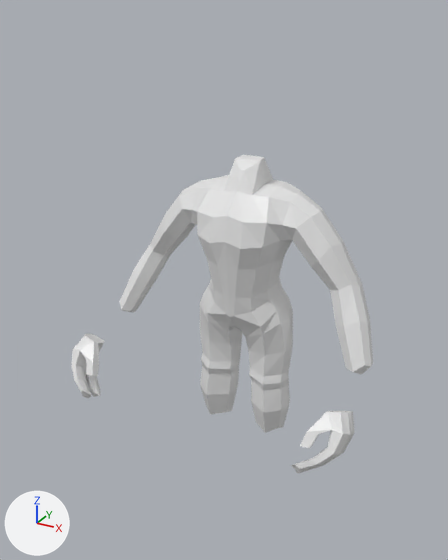
What one commit did to the Blender file Blender/Aya.blend.
One viewpoint serves both versions: a 50 mm camera at (6.04, -11.9, 6.07) aimed at (-0.28, -0.41, 0.33). Arrows for +X, +Y and +Z are at lower left; the lights stay in place.

Names of what the first picture shows: 'Body'.
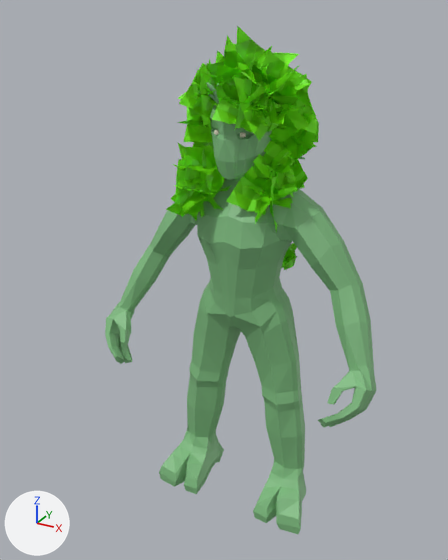
What changed in the scene script:
```text
Add mat_wood:
    mat_wood = principled_material('Wood')
    mat_wood.base_color = (0.215, 0.505, 0.219)  # green #80bc81
Add mat_leave:
    mat_leave = principled_material('Leave')
    mat_leave.base_color = (0.205, 1.0, 0.0)  # green #7dff00
    mat_leave.roughness = 0.553
Add mat_eyes:
    mat_eyes = principled_material('Eyes')
    mat_eyes.base_color = (0.8, 0.792, 0.591)  # white #e7e6ca
    mat_eyes.specular_ior_level = 1.0
    mat_eyes.specular_tint = (0.905, 0.901, 0.805)  # white #f4f4e8
    mat_eyes.sheen_weight = 0.084
Change me_cube:
    used by ob_body; location = (0.0, 0.0, 0.0)
    remove me_cube.from_pydata(...)  # 232 vertices, 220 faces; spans x 0.0..3.45, y -2.85..1.05, z -3.8..3.06
    add me_cube.from_pydata(...)  # 517 vertices, 494 faces; spans x 0.0..3.49, y -1.53..1.01, z -5.94..4.52
    me_cube part 1: the loose piece of 62 vertices spanning x 2.52..3.45, y -2.85..-1.56, z -2.46..-1.13 is deleted
    me_cube part 2: 59 vertices moved from x 0.0..3.32, y -0.8..1.05, z -3.71..3.06 to x 0.0..3.3, y -0.74..0.96, z -4.67..2.97; 21 vertices removed from x 0.0..3.31, y -0.66..0.65, z -3.8..3.06; 368 vertices added at x 0.0..3.49, y -1.53..0.96, z -5.94..4.52
    me_cube part 3: 82 faces spanning x 0.0..3.06, y -0.89..1.01, z -3.69..2.62 switch from mat_material (white #e7e7e7) to mat_wood (green #80bc81)
Add me_plane_092:
    me_plane_092.from_pydata(...)  # 4050 vertices, 2592 faces; spans x -1.46..1.06, y -1.29..2.42, z -0.72..2.58
    me_plane_092.materials.append(mat_leave)  # green #7dff00
Add me_plane_083:
    me_plane_083.from_pydata(...)  # 5300 vertices, 3392 faces; spans x -1.59..1.33, y -2.34..0.52, z -2.48..1.3
    me_plane_083.materials.append(mat_leave)  # green #7dff00
Add me_cube_006:
    me_cube_006.from_pydata(...)  # 26 vertices, 24 faces; spans x 0.2527..0.3483, y -0.7234..-0.6278, z 3.6823..3.7778
    me_cube_006.materials.append(mat_eyes)  # white #e7e6ca
Add me_cube_004:
    me_cube_004.from_pydata(...)  # 64 vertices, 62 faces; spans x -3.1..3.8, y -2.1..1.6, z -3.3..14.2
    me_cube_004.materials.append(mat_wood)  # green #80bc81
Add me_cube_003:
    me_cube_003.from_pydata(...)  # 64 vertices, 62 faces; spans x -3.1..3.8, y -1.0..1.6, z -1.0..14.2
    me_cube_003.materials.append(mat_wood)  # green #80bc81
Add ob_back:
    ob_back = bpy.data.objects.new('Back', me_plane_092)
    ob_back.location = (-0.08, 0.92, 0.33)
    ob_back.rotation_euler = (6.703, 0.156, 1.863)  # degrees (24, 8.9, 107)
    ob_back.scale = (0.792, 0.805, 1.05)
Add ob_mane:
    ob_mane = bpy.data.objects.new('Mane', me_plane_083)
    ob_mane.location = (-0.99, -0.46, 2.86)
    ob_mane.rotation_euler = (3.294, -0.327, -1.459)  # degrees (189, -19, -84)
    ob_mane.scale = (1.13, 1.13, 1.13)
Add ob_eyes:
    ob_eyes = bpy.data.objects.new('Eyes', me_cube_006)
    ob_eyes.location = (0.0, 0.0, 0.0)
    _m = ob_eyes.modifiers.new('Mirror', 'MIRROR')
    _m.use_clip = True
Add ob_stick02:
    ob_stick02 = bpy.data.objects.new('Stick02', me_cube_004)
    ob_stick02.location = (0.47, 0.58, 3.35)
    ob_stick02.rotation_euler = (-3.829, 0.87, -3.255)  # degrees (-219, 50, -186)
    ob_stick02.scale = (0.0552, 0.0399, 0.0552)
Add ob_stick01:
    ob_stick01 = bpy.data.objects.new('Stick01', me_cube_003)
    ob_stick01.location = (-0.09, -0.55, 4.06)
    ob_stick01.rotation_euler = (0.41, -0.441, -0.168)  # degrees (23, -25, -9.6)
    ob_stick01.scale = (0.0552, 0.0399, 0.0552)
```

What differs and where, as boxes [x1, y1, x2, y2] in the pictures (448 x 560 px):
'Body', reshaped (10% narrower, 35% taller): before [71, 155, 373, 473]; after [105, 104, 377, 534]
'Mane', added (green): after [166, 26, 319, 232]
'Back', added (green): after [282, 159, 308, 271]
'Stick01', added: after [206, 82, 219, 104]
'Eyes', added: after [214, 130, 246, 137]
part 1 of me_cube, deleted: before [71, 333, 355, 473]
part 2 of me_cube, built on: before [119, 155, 373, 433]; after [105, 104, 377, 534]
part 3 of me_cube, recoloured (white to green): [134, 191, 369, 411] in both
